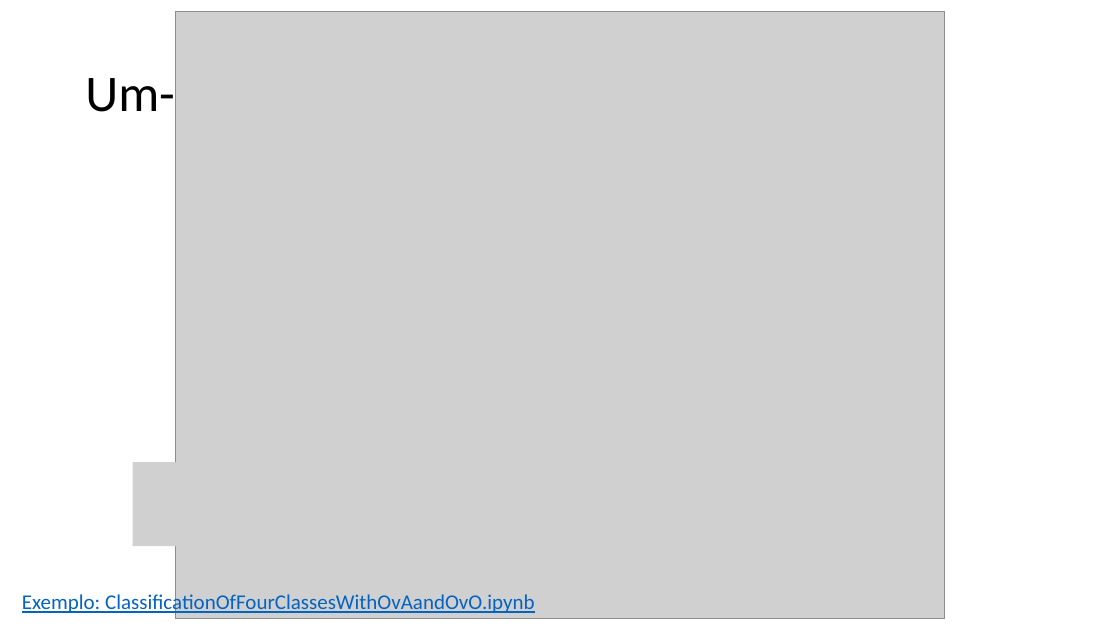
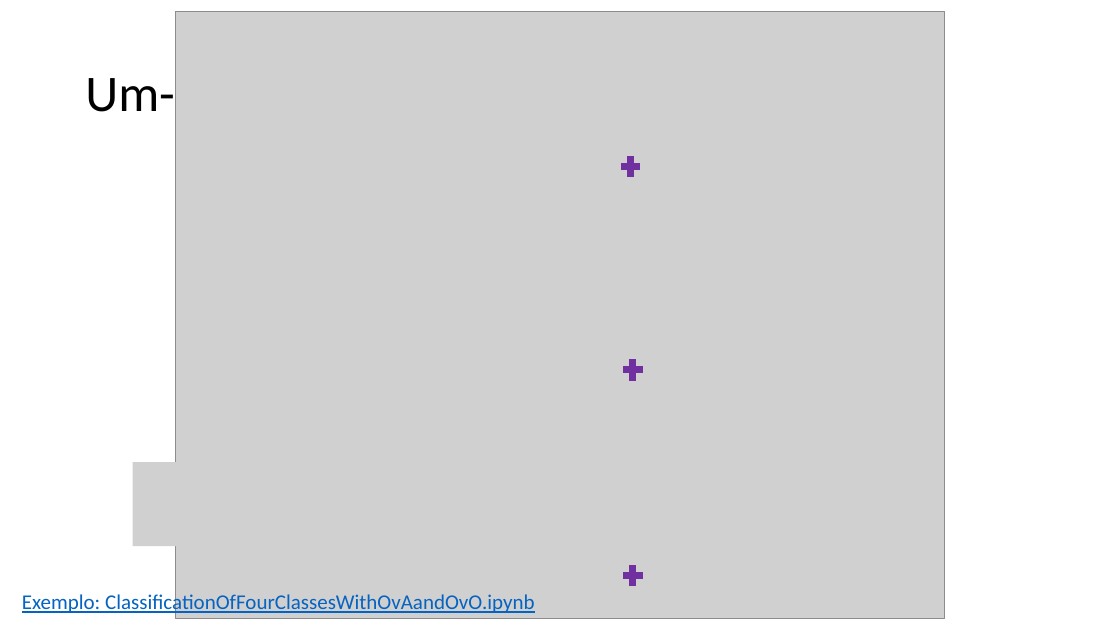
Before and after one commit to zz4fap/t320_aprendizado_de_maquina, a slide deck: slide 7 of slides/T320_Classificação (Parte IV).pptx. Drawn at 1120x630 pixels with LibreOffice and Linux fonts; fonts in the diff are those of the drawing; grey boxes stand for pictures. Boxes give left, top, right and bottom in pixels: in the first picture for what was removed or moved away, otherwise in the second. Text is boxed around its words. In the diff, an @@ line names an element or a change of style, - is before the commit and + after.

```diff
--- a/slides/T320_Classificação (Parte IV).pptx
+++ b/slides/T320_Classificação (Parte IV).pptx
@@ plus sign added at (618, 153, 644, 181), fill #7030A0, outline #7030A0 1 pt @@
@@ plus sign added at (621, 356, 646, 384), fill #7030A0, outline #7030A0 1 pt @@
@@ plus sign added at (621, 562, 646, 590), fill #7030A0, outline #7030A0 1 pt @@
```
Also in this commit, not shown: 1 other slide changed, 1 other file.
